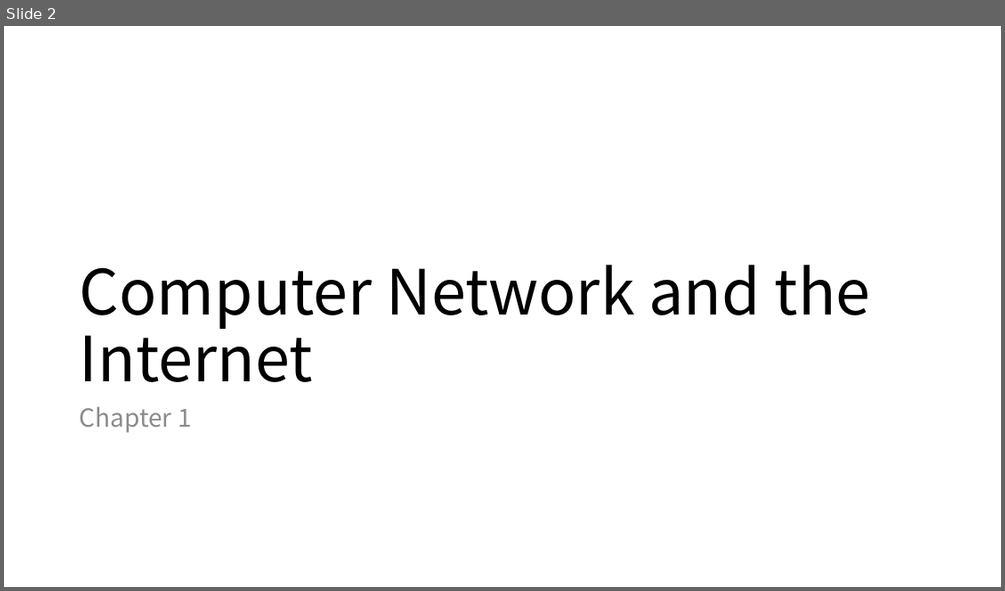
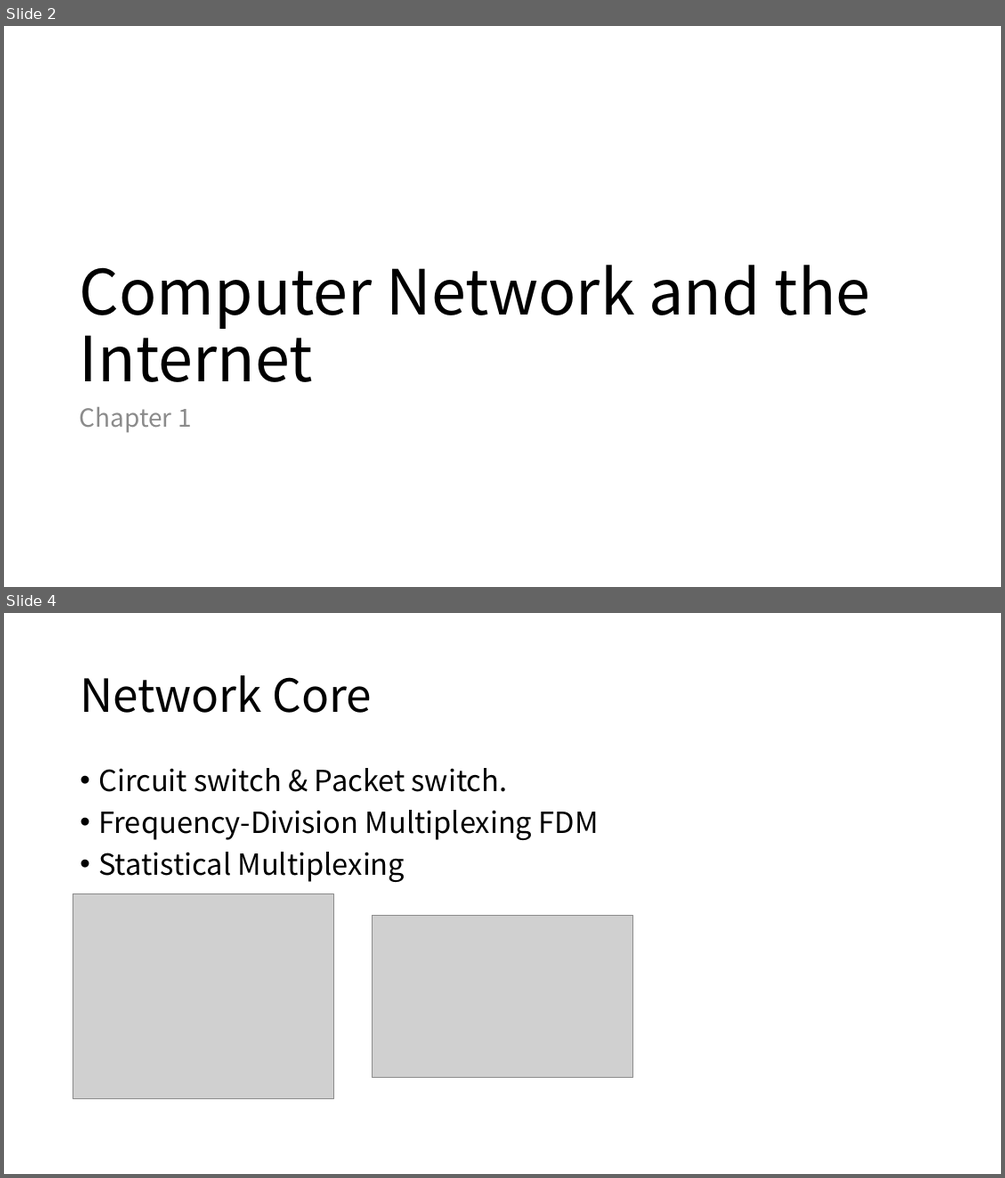
Before and after one commit to Lyther/wiki, a slide deck: docs/assets/Computer Network.pptx. Shown one above the other, each under a label of ours: slide 2 before the commit, slides 2 and 4 after it; the slides between them are not shown. The pictures are 1005x591 and 1005x1178 pixels, drawn with LibreOffice and Linux fonts; fonts in the diff are those of the drawing; grey boxes stand for pictures. Boxes give left, top, right and bottom in pixels: in the first picture for what was removed or moved away, otherwise in the second. Text is boxed around its words. In the diff, an @@ line names an element or a change of style, - is before the commit and + after.

Commit message:
update network ppt

```diff
--- a/docs/assets/Computer Network.pptx
+++ b/docs/assets/Computer Network.pptx
@@ slide 4 added at [4, 613, 1001, 1174], background #FFFFFF @@
@@ title added at [80, 675, 372, 713], 44 pt, text #000000 @@
+Network Core
@@ text added at [98, 768, 599, 882], 28 pt, text #000000 @@
+• Circuit switch & Packet switch.
+• Frequency-Division Multiplexing FDM
+• Statistical Multiplexing
@@ picture added at [73, 893, 334, 1099] @@
@@ picture added at [372, 916, 633, 1078] @@
```
Also in this commit, not shown: 26 other slides added, 6 other files.
